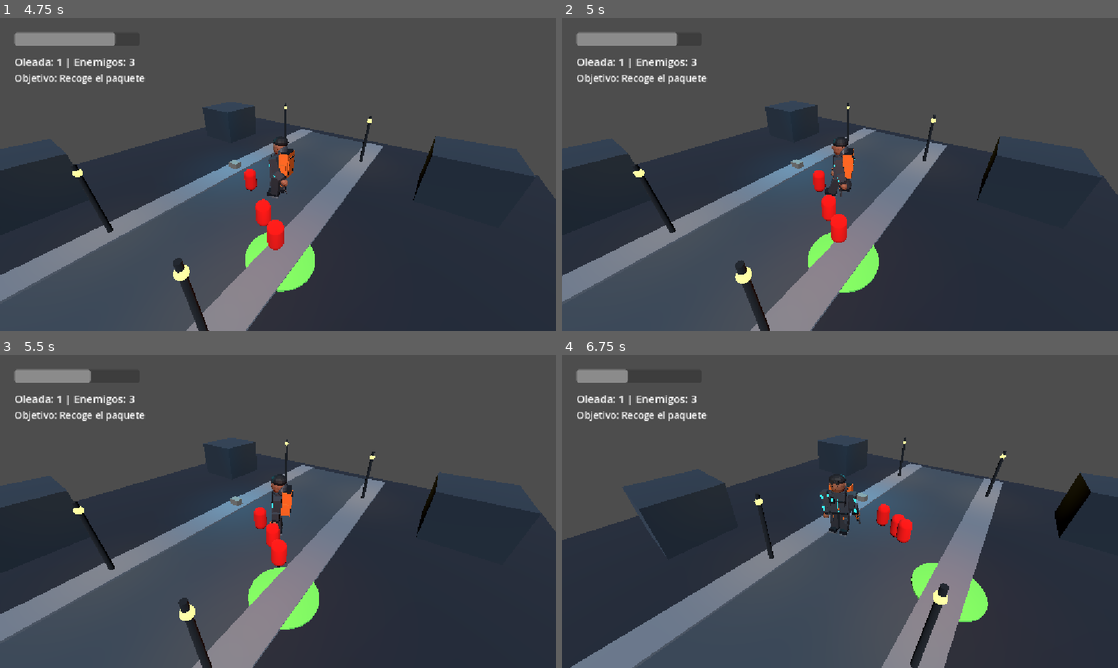
Above: before the commit, frames 1-4 (two rows, left to right).
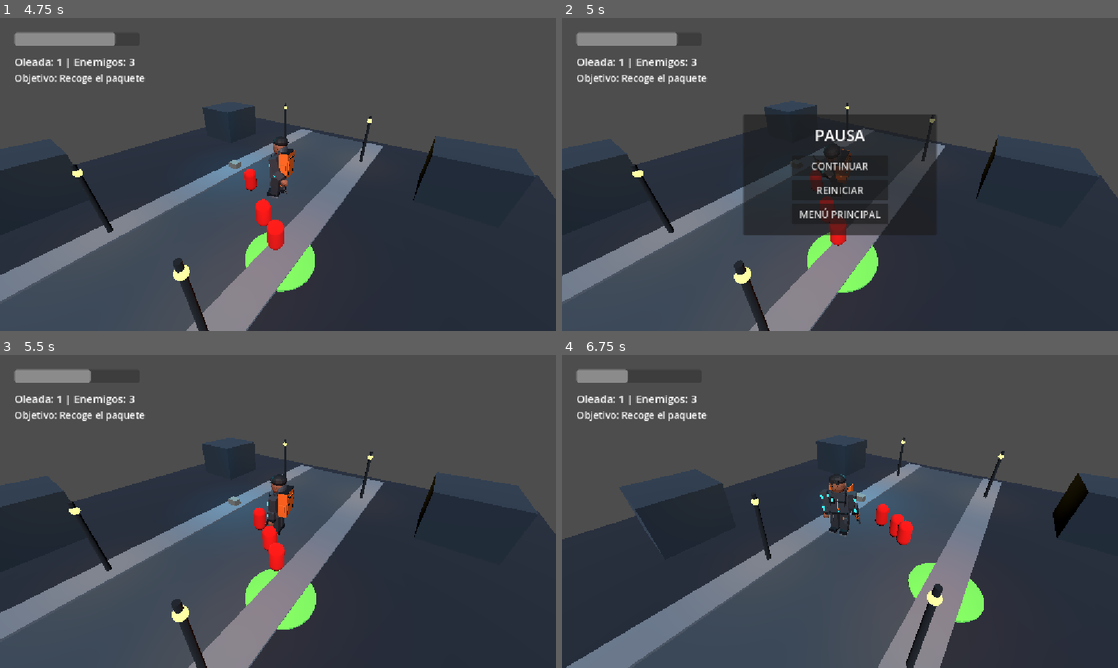
Above: after the commit, the same moments.

Repository: luismedinadl/la-ultima-ruta
Game: Godot game, scene res://scenes/ui/main_menu.tscn
Same seed, same stepped clock (60 frames per second), same inputs: the game is played once before the commit and once after it.
Inputs (mouse positions are in pixels of both pictures, inside the frame that each line leads up to):
- Up to frame 1 (4.75 s): click "JUGAR" at 0.5 s; hold D (move_right) 1.28-2.03 s; tap Space (attack) at 1.35, 2.85, 4.35 s; hold S (move_back) 2.03-2.78 s; tap R at 2.1, 3.6 s; hold D (move_right) 2.78-3.53 s; hold W (move_forward) 3.53-4.28 s; hold A (move_left) from 4.28 s (still down)
- Up to frame 2 (5 s): keep holding A (move_left); tap Escape (ui_cancel) at 4.9 s
- Up to frame 3 (5.5 s): release A (move_left) at 5 s; click (278, 502) at 5 s, where only the run after the commit has a clickable "CONTINUAR"
- Up to frame 4 (6.75 s): hold A (move_left) 5.78-6.53 s; tap R at 5.85 s; hold S (move_back) from 6.53 s (still down); tap Space (attack) at 6.6 s

Frame 1 is identical in both runs. In frame 2, 11% of the frame differs, in the area x 0-100%, y 27-100%; in frame 3, 3.1%; in frame 4, 2.8%.

Commit message:
Menú de pausa

Diff:
--- a/scenes/levels/level_01.tscn
+++ b/scenes/levels/level_01.tscn
@@ -111,6 +111,49 @@
 Presiona R para reiniciar"
 horizontal_alignment = 1
 
+[node name="PausePanel" type="Panel" parent="HUD" unique_id=899453204]
+offset_left = 376.0
+offset_top = 200.0
+offset_right = 776.0
+offset_bottom = 450.0
+
+[node name="PauseTitle" type="Label" parent="HUD/PausePanel" unique_id=888312973]
+layout_mode = 0
+offset_left = 25.0
+offset_top = 20.0
+offset_right = 375.0
+offset_bottom = 65.0
+theme_override_font_sizes/font_size = 32
+text = "PAUSA"
+horizontal_alignment = 1
+
+[node name="ResumeButton" type="Button" parent="HUD/PausePanel" unique_id=1867754029]
+layout_mode = 0
+offset_left = 100.0
+offset_top = 85.0
+offset_right = 300.0
+offset_bottom = 127.0
+theme_override_font_sizes/font_size = 20
+text = "CONTINUAR"
+
+[node name="RestartButton" type="Button" parent="HUD/PausePanel" unique_id=465634853]
+layout_mode = 0
+offset_left = 100.0
+offset_top = 135.0
+offset_right = 300.0
+offset_bottom = 177.0
+theme_override_font_sizes/font_size = 20
+text = "REINICIAR"
+
+[node name="MenuButton" type="Button" parent="HUD/PausePanel" unique_id=1673145298]
+layout_mode = 0
+offset_left = 100.0
+offset_top = 185.0
+offset_right = 300.0
+offset_bottom = 227.0
+theme_override_font_sizes/font_size = 20
+text = "MENÚ PRINCIPAL"
+
 [node name="EnemySpawner" type="Node3D" parent="." unique_id=1814915950]
 script = ExtResource("3_1ey3t")
 
--- a/scenes/test_level.gd
+++ b/scenes/test_level.gd
@@ -14,36 +14,48 @@
 @onready var delivery_package = $DeliveryPackage
 @onready var delivery_zone = $DeliveryZone
 
+@onready var pause_panel: Panel = $HUD/PausePanel
+@onready var resume_button: Button = $HUD/PausePanel/ResumeButton
+@onready var restart_button: Button = $HUD/PausePanel/RestartButton
+@onready var menu_button: Button = $HUD/PausePanel/MenuButton
+
 var has_package := false
 var delivery_complete := false
 
 
 func _ready() -> void:
+	get_tree().paused = false
+	pause_panel.process_mode = Node.PROCESS_MODE_ALWAYS
+
 	camera.global_position = player.global_position + camera_offset
 	camera.look_at(player.global_position + Vector3(0.0, 2.0, 0.0))
 
 	health_bar.max_value = player.max_health
 	health_bar.value = player.health
+
 	game_over_label.hide()
 	delivery_complete_label.hide()
+	pause_panel.hide()
 
 	delivery_package.connect("collected", _on_package_collected)
 	delivery_zone.connect("player_entered", _on_delivery_zone_entered)
+
+	resume_button.pressed.connect(_resume_game)
+	restart_button.pressed.connect(_restart_game)
+	menu_button.pressed.connect(_go_to_main_menu)
 
 	_update_objective()
 
 
 func _process(delta: float) -> void:
 	var target_position := player.global_position + camera_offset
-
 	camera.global_position = camera.global_position.lerp(
 		target_position,
 		min(follow_speed * delta, 1.0)
 	)
+	camera.look_at(player.global_position + Vector3(0.0, 2.0, 0.0))
 
-	camera.look_at(player.global_position + Vector3(0.0, 2.0, 0.0))
 	health_bar.value = player.health
-
 	wave_label.text = "Oleada: %d | Enemigos: %d" % [
 		enemy_spawner.current_wave,
 		enemy_spawner.get_child_count()
@@ -55,7 +67,6 @@
 
 		if Input.is_key_pressed(KEY_R):
 			get_tree().reload_current_scene()
-
 		return
 
 	if player.is_dead:
@@ -65,6 +76,32 @@
 			get_tree().reload_current_scene()
 	else:
 		game_over_label.hide()
+
+
+func _unhandled_input(event: InputEvent) -> void:
+	if event.is_action_pressed("ui_cancel"):
+		if not player.is_dead and not delivery_complete:
+			_set_paused(not get_tree().paused)
+			get_viewport().set_input_as_handled()
+
+
+func _set_paused(is_paused: bool) -> void:
+	get_tree().paused = is_paused
+	pause_panel.visible = is_paused
+
+
+func _resume_game() -> void:
+	_set_paused(false)
+
+
+func _restart_game() -> void:
+	_set_paused(false)
+	get_tree().reload_current_scene()
+
+
+func _go_to_main_menu() -> void:
+	_set_paused(false)
+	get_tree().change_scene_to_file("res://scenes/ui/main_menu.tscn")
 
 
 func _on_package_collected() -> void:
